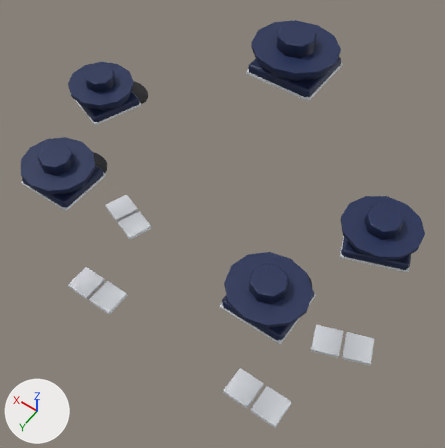
One commit to the glTF model art-src/blender/export/crew/bubble-patrol-lod1.glb: the scene before it, then after it.
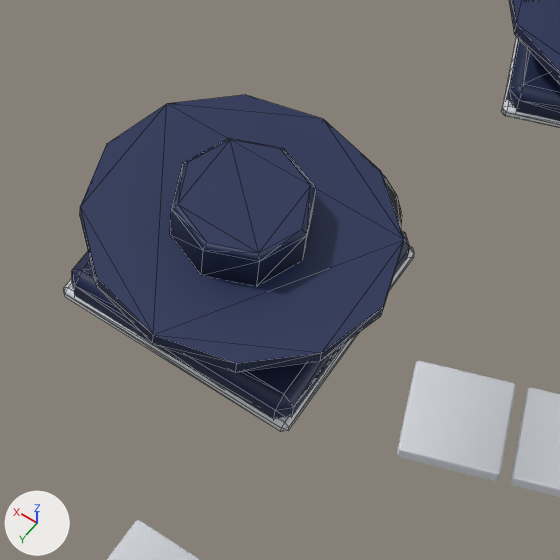
The first picture shows the older version from a 50 mm lens placed at (-1.27, 2.56, 3.78), pointed at (-0.01, 0.79, 1.0). The close-ups show the older and then the newer version on the part from 45% to 80% of the width and 50% to 85% of the height of that picture. Only the edits that show in the close-ups are written down. Lighting does not change. The marker at lower left points along +X, +Y and +Z. The close-ups show mesh edges as thin lines. Vertices at exactly the same position are counted once.

The scene before the commit, as lines of its bpy script (objects in view):
```python
me_att0_hat = bpy.data.meshes.new('att0_hat')
me_att0_hat.from_pydata(...)  # 154 vertices, 268 faces; spans x -0.19..0.19, y -0.255..0.19, z -0.127..0.104
me_att0_hat.materials.append(mat_defaultmaterial)
me_att0_leg_l_trim = bpy.data.meshes.new('att0_leg_l_trim')
me_att0_leg_l_trim.from_pydata(...)  # 24 vertices, 44 faces; spans x 0.009..0.181, y -0.088..0.088, z -0.235..-0.205
me_att0_leg_l_trim.materials.append(mat_defaultmaterial_001)
ob_att1_hat = bpy.data.objects.new('att1_hat', me_att0_hat)
ob_att1_hat.location = (-0.62, 1.3, 1.51)
ob_att1_leg_l_trim = bpy.data.objects.new('att1_leg_l_trim', me_att0_leg_l_trim)
ob_att1_leg_l_trim.location = (-0.62, 1.3, 0.58)
ob_att3_hat = bpy.data.objects.new('att3_hat', me_att0_hat)
ob_att3_hat.location = (-0.86, 0.72, 1.51)
ob_att3_hat.rotation_euler = (0.0, 0.0, 0.349)  # degrees (0, 0, 20)
# also in view: 'att3_leg_l_trim' at (-0.77, 0.75, 0.36); 'att3_leg_r_trim' at (-0.95, 0.69, 0.36)
```
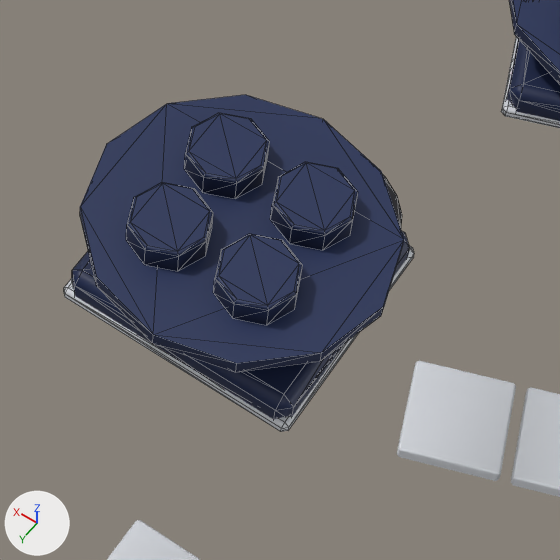
What differs and where, as boxes [x1, y1, x2, y2] in the close-ups (560 x 560 px; the box of a moved part takes in the faces that stretch with it):
part 1 of me_att0_hat, added (blue)
    after: [184, 113, 270, 198]
part 2 of me_att0_hat, added (blue)
    after: [213, 234, 303, 325]
part 3 of me_att0_hat, added (blue)
    after: [126, 182, 213, 271]
part 4 of me_att0_hat, moved or reshaped
    before: [170, 138, 316, 285]
    after: [271, 162, 358, 250]
part 5 of me_att0_hat, recoloured
    before: [171, 168, 182, 209]
    after: [273, 180, 278, 203]

The change, as a list of edits to the scene's bpy script:
```text
Change me_att0_hat:
    used by ob_att1_hat; location = (-0.62, 1.3, 1.51)
    remove me_att0_hat.from_pydata(...)  # 154 vertices, 268 faces; spans x -0.19..0.19, y -0.255..0.19, z -0.127..0.104
    add me_att0_hat.from_pydata(...)  # 226 vertices, 382 faces; spans x -0.19..0.19, y -0.255..0.19, z -0.127..0.081
    me_att0_hat part 1: the loose piece of 24 vertices spanning x -0.084..0.084, y -0.074..0.094, z 0.043..0.104 is copied, and the copy is scaled about its middle by 0.6, then moved by (0.06, -0.06, -0.012); it spans x 0.01..0.11, y -0.1..0.0, z 0.044..0.081
    me_att0_hat part 2: the loose piece of 24 vertices spanning x -0.084..0.084, y -0.074..0.094, z 0.043..0.104 is copied, and the copy is scaled about its middle by 0.6, then moved by (-0.06, 0.06, -0.012); it spans x -0.11..-0.01, y 0.02..0.12, z 0.044..0.081
    me_att0_hat part 3: the loose piece of 24 vertices spanning x -0.084..0.084, y -0.074..0.094, z 0.043..0.104 is copied, and the copy is scaled about its middle by 0.6, then moved by (0.06, 0.06, -0.012); it spans x 0.01..0.11, y 0.02..0.12, z 0.044..0.081
    me_att0_hat part 4
    24 vertices move from x -0.084..0.084, y -0.074..0.094, z 0.043..0.104 to x -0.11..-0.01, y -0.1..0.0, z 0.044..0.081
    me_att0_hat part 5: 2 kept faces spanning x -0.027..-0.01, y -0.05..-0.014, z 0.044..0.081 get new vertex colours; the middle colour goes from dark blue #18264a to dark blue #162244
```
